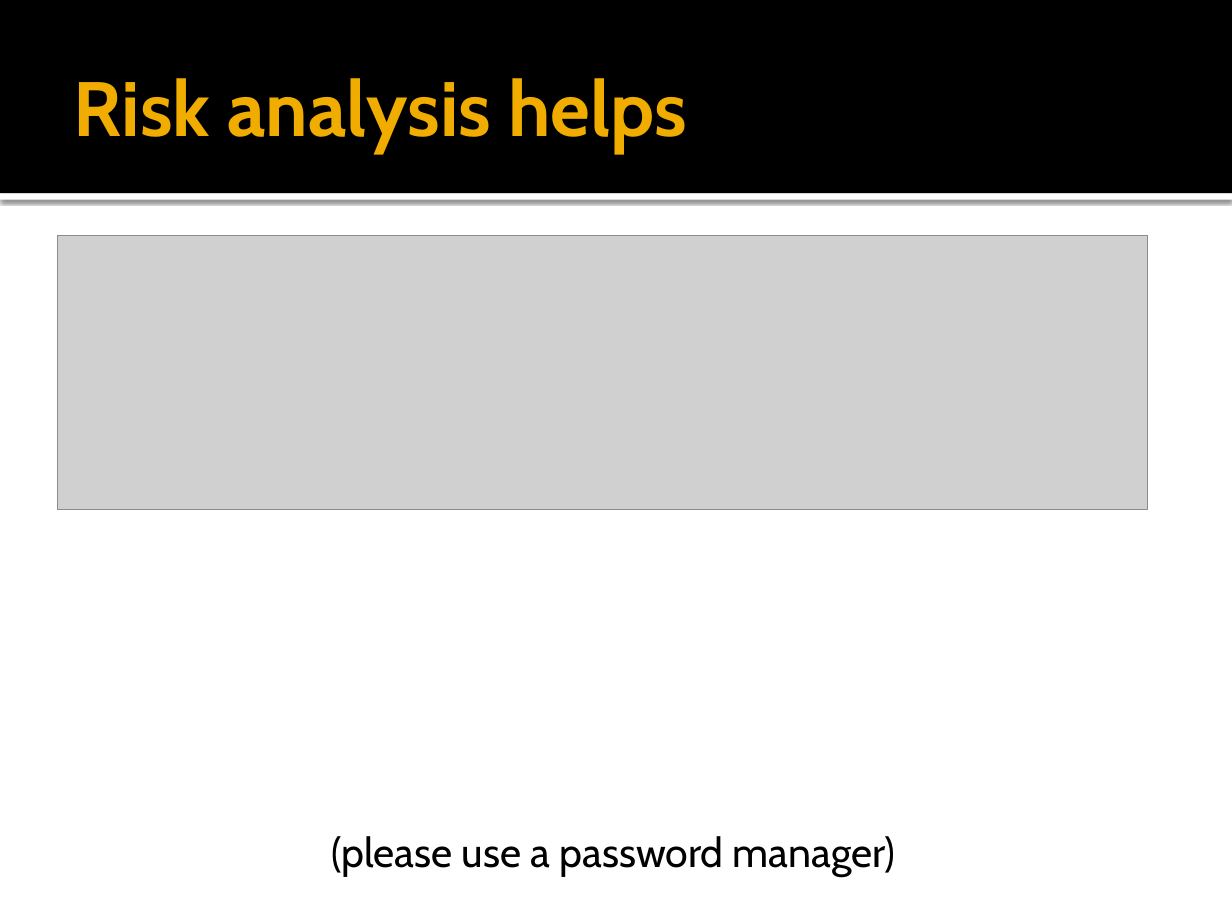
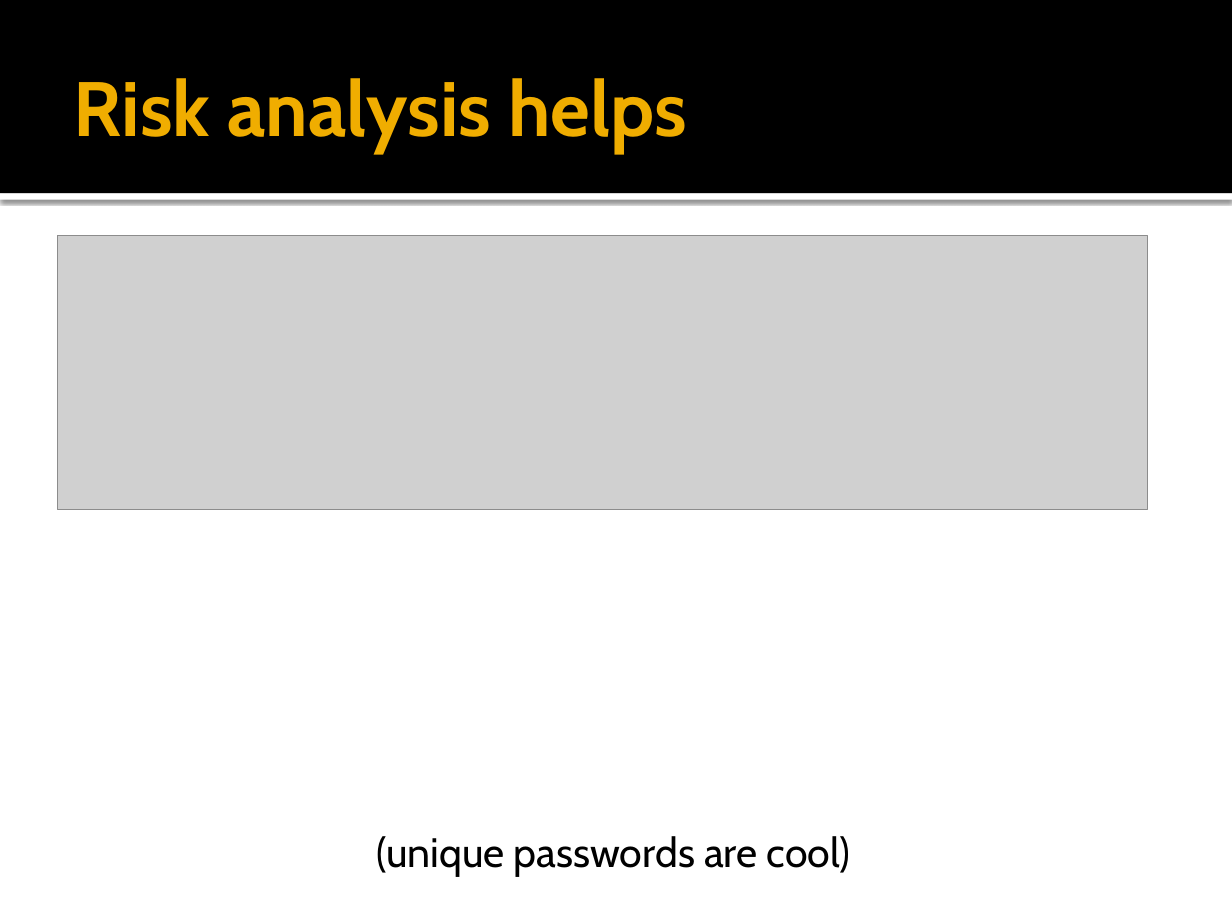
Before and after one commit to easel/easel.github.com, a slide deck: slide 5 of talks/django-cryptography.pptx. Drawn at 1232x924 pixels with LibreOffice and Linux fonts; fonts in the diff are those of the drawing; grey boxes stand for pictures. Boxes give left, top, right and bottom in pixels: in the first picture for what was removed or moved away, otherwise in the second. Text is boxed around its words. In the diff, an @@ line names an element or a change of style, - is before the commit and + after.

```diff
--- a/talks/django-cryptography.pptx
+++ b/talks/django-cryptography.pptx
@@ text at (377,836,851,877): text changed @@
-(please use a password manager)
+(unique passwords are cool)
```
Also in this commit, not shown: 3 other slides changed, 1 other file.
